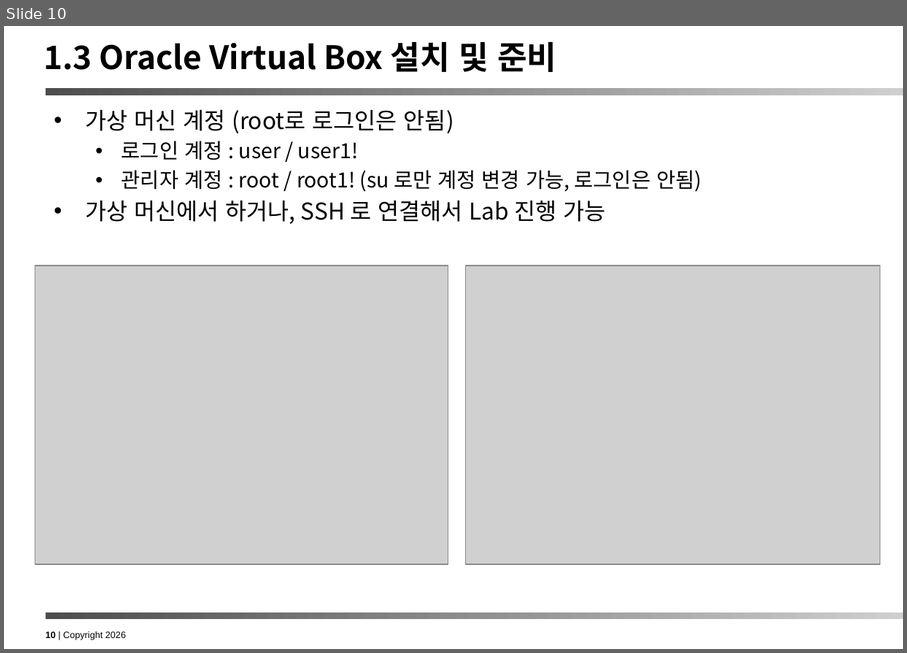
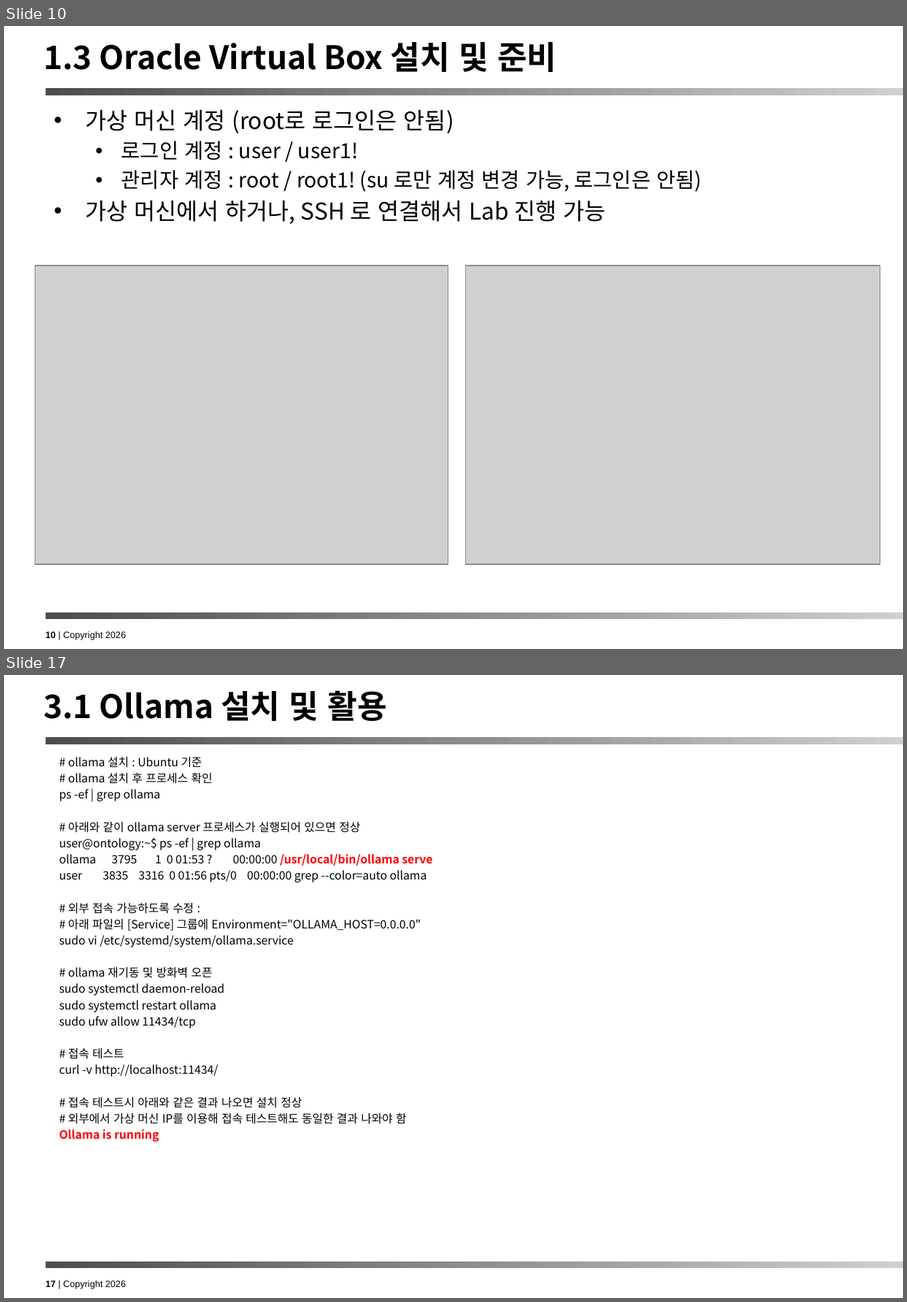
Before and after one commit to ykchang/ontology_handson, a slide deck: doc/Ontology Hands On Lab.pptx. Shown one above the other, each under a label of ours: slide 10 before the commit, slides 10 and 17 after it; the slides between them are not shown. The pictures are 907x653 and 907x1302 pixels, drawn with LibreOffice and Linux fonts; fonts in the diff are those of the drawing; grey boxes stand for pictures. Boxes give left, top, right and bottom in pixels: in the first picture for what was removed or moved away, otherwise in the second. Text is boxed around its words. In the diff, an @@ line names an element or a change of style, - is before the commit and + after.

Commit message:
2026.05.21 작업 결과 COMMIT

```diff
--- a/doc/Ontology Hands On Lab.pptx
+++ b/doc/Ontology Hands On Lab.pptx
@@ slide 17 added at bbox=[4, 675, 903, 1298], background #FFFFFF; not listed: 3 template elements that a slide beside it also shows @@
@@ title added at bbox=[43, 690, 387, 721], 28 pt, text #000000, bold @@
+3.1 Ollama 설치 및 활용
@@ text added at bbox=[59, 757, 433, 1141], 10 pt, text #000000 @@
+# ollama 설치 : Ubuntu 기준
+# ollama 설치 후 프로세스 확인
+ps -ef | grep ollama
+# 아래와 같이 ollama server 프로세스가 실행되어 있으면 정상
+user@ontology:~$ ps -ef | grep ollama
+ollama 3795 1 0 01:53 ? 00:00:00 /usr/local/bin/ollama serve
+user 3835 3316 0 01:56 pts/0 00:00:00 grep --color=auto ollama
+# 외부 접속 가능하도록 수정 :
+# 아래 파일의 [Service] 그룹에 Environment="OLLAMA_HOST=0.0.0.0"
+sudo vi /etc/systemd/system/ollama.service
+# ollama 재기동 및 방화벽 오픈
+sudo systemctl daemon-reload
+sudo systemctl restart ollama
+sudo ufw allow 11434/tcp
+# 접속 테스트
+curl -v http://localhost:11434/
+# 접속 테스트시 아래와 같은 결과 나오면 설치 정상
+# 외부에서 가상 머신 IP를 이용해 접속 테스트해도 동일한 결과 나와야 함
+Ollama is running
```
Also in this commit, not shown: 3 slides changed, 26 other slides added, 7 slides removed, 5 other files.
